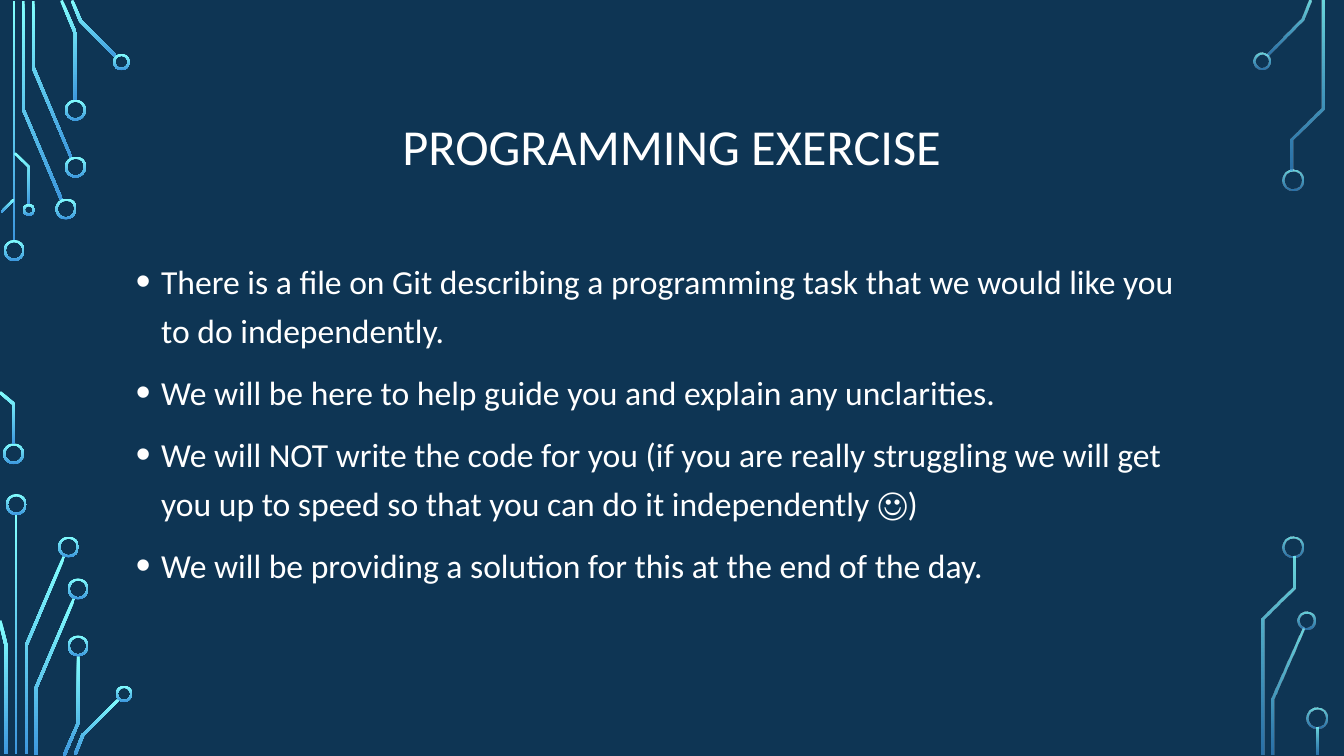
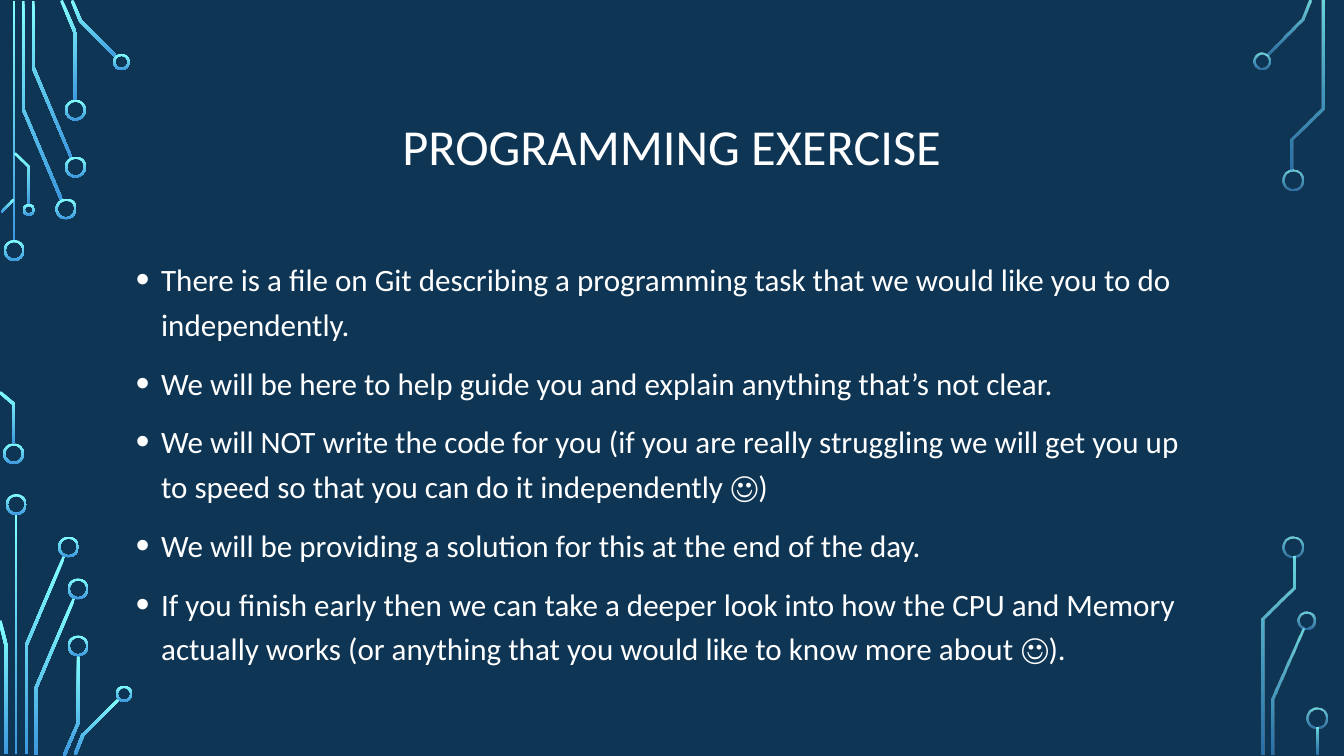
Before and after one commit to psypdt/ZIS_C-_Summer_Course_2019, a slide deck: slide 44 of Day_2/Day_2.pptx (slide 43 before the commit). Drawn at 1344x756 pixels with LibreOffice and Linux fonts; fonts in the diff are those of the drawing; background and template pictures are left out. Boxes give left, top, right and bottom in pixels: in the first picture for what was removed or moved away, otherwise in the second. Text is boxed around its words. In the diff, an @@ line names an element or a change of style, - is before the commit and + after.

```diff
--- a/Day_2/Day_2.pptx
+++ b/Day_2/Day_2.pptx
@@ text at bbox=[161, 269, 1179, 563]: size 24 to 22.2 pt in "There is a file on Git describing ...", "We will NOT write the code for ...", "We will be providing a solution for ..." @@
@@ text at bbox=[161, 373, 1052, 401]: text changed; size 24 to 22.2 pt @@
-• We will be here to help guide you and explain any unclarities.
+• We will be here to help guide you and explain anything that’s not clear.
@@ text at bbox=[161, 594, 1174, 666]: paragraph added @@
+• If you finish early then we can take a deeper look into how the CPU and Memory actually works (or anything that you would like to know more about ☺).
```
Also in this commit, not shown: 13 other slides changed, 1 slide added.
